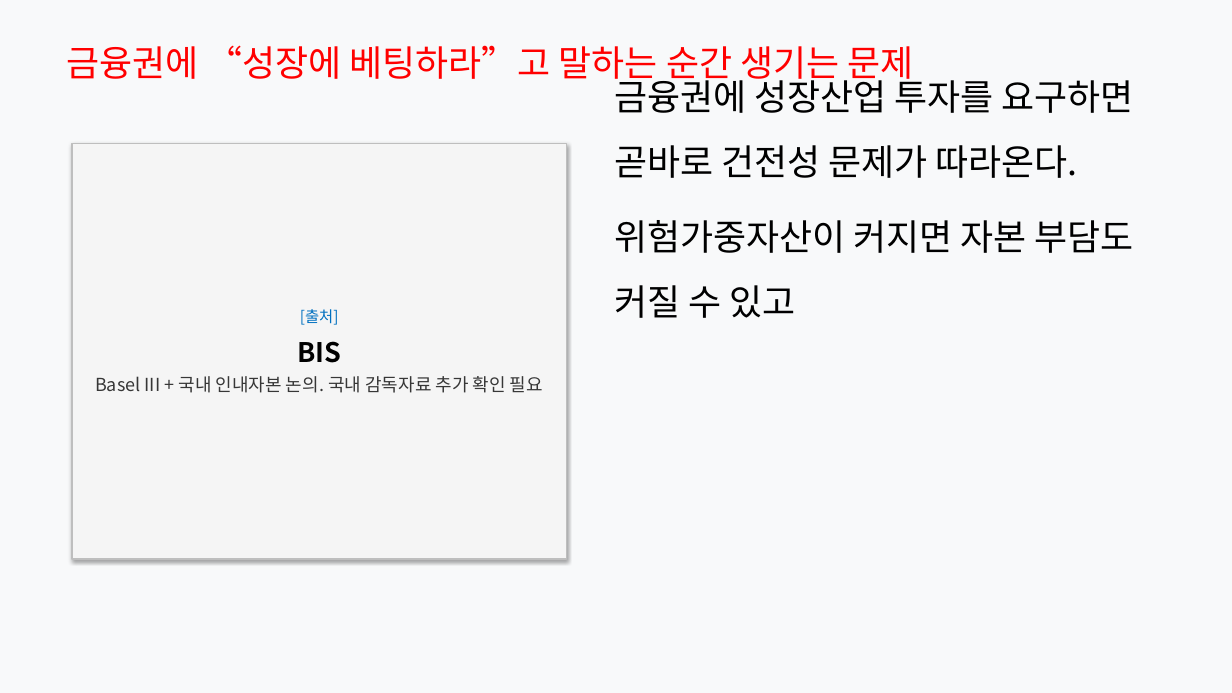
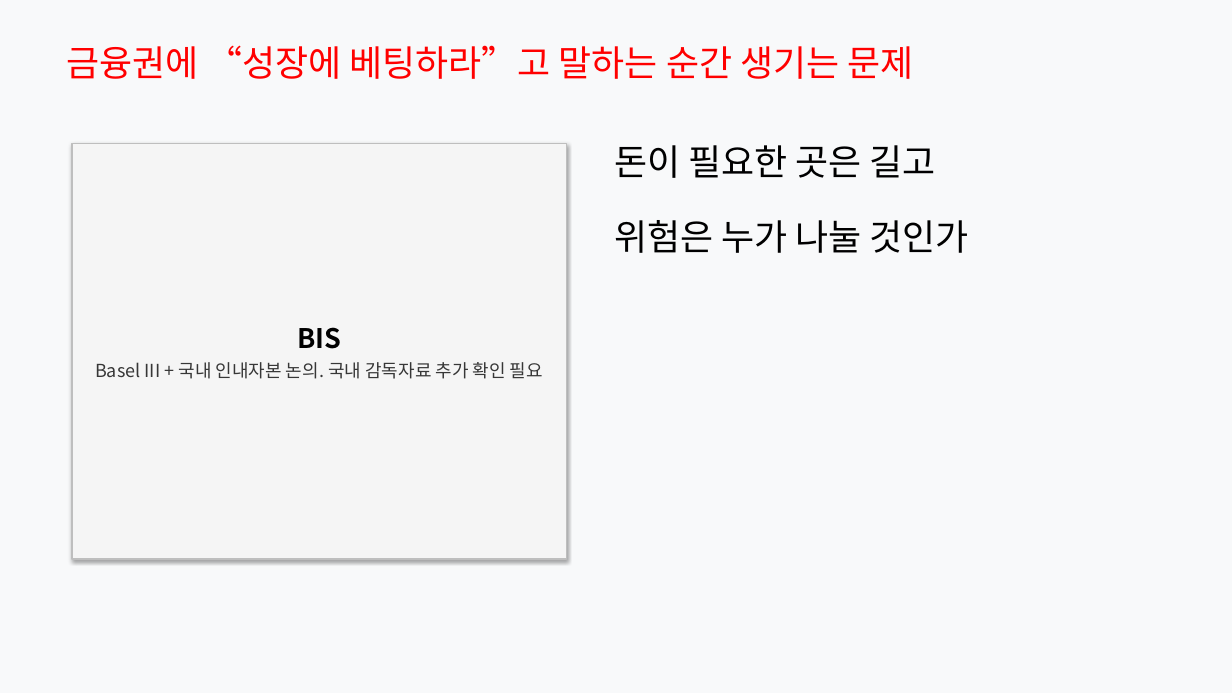
Before and after one commit to Rlearnchan/luddite, a slide deck: slide 20 of outputs/pptx/productive_finance_policy_styled_draft.pptx. Drawn at 1232x693 pixels with LibreOffice and Linux fonts; fonts in the diff are those of the drawing. Boxes give left, top, right and bottom in pixels: in the first picture for what was removed or moved away, otherwise in the second. Text is boxed around its words. In the diff, an @@ line names an element or a change of style, - is before the commit and + after.

```diff
--- a/outputs/pptx/productive_finance_policy_styled_draft.pptx
+++ b/outputs/pptx/productive_finance_policy_styled_draft.pptx
@@ text at (614, 145, 969, 253): text changed @@
-금융권에 성장산업 투자를 요구하면 곧바로 건전성 문제가 따라온다.
-위험가중자산이 커지면 자본 부담도 커질 수 있고
+돈이 필요한 곳은 길고
+위험은 누가 나눌 것인가
@@ text in rectangle at (297, 327, 341, 349): less space between paragraphs @@
@@ text in rectangle at (300, 309, 339, 325): paragraph removed @@
-[출처]
```
Also in this commit, not shown: 17 other slides changed, 8 other files.
